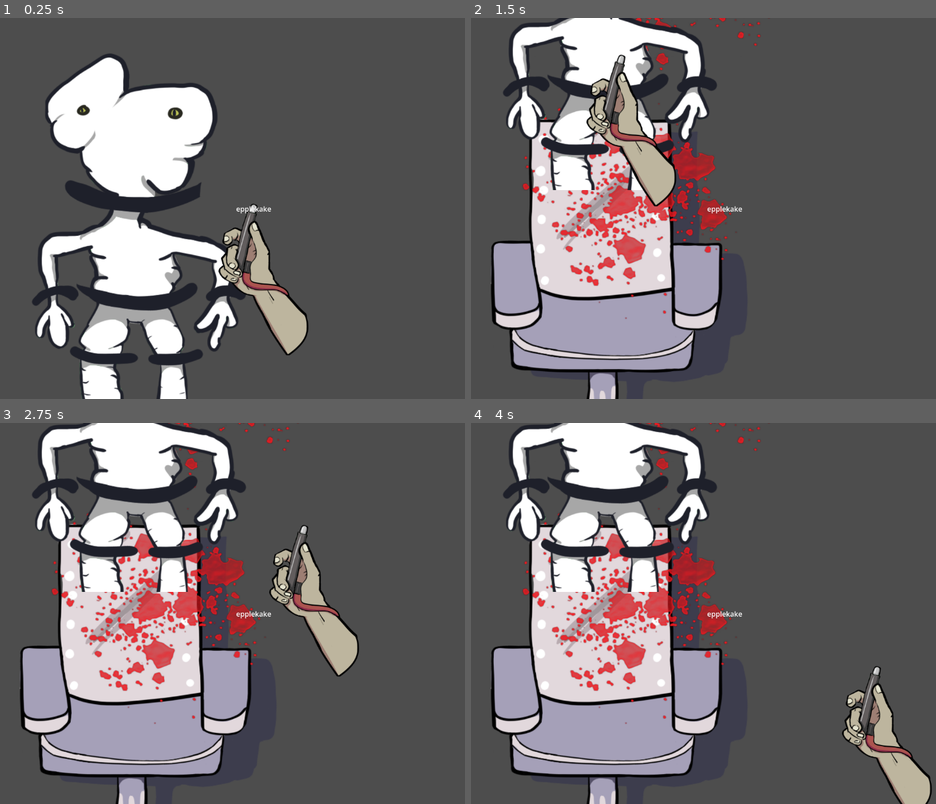
Above: before the commit, frames 1-4 (two rows, left to right).
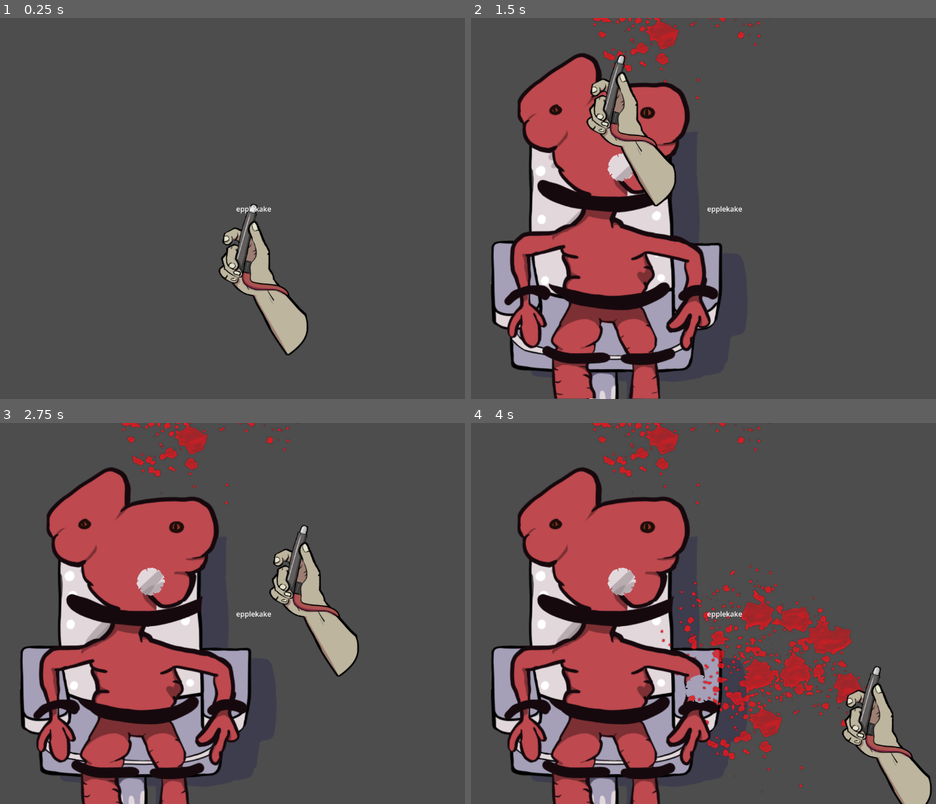
Above: after the commit, the same moments.

Repository: Slideshow776/Global-Game-Jam-2026
Game: Godot game, scene res://scenes/game.tscn
Two runs of this game, one before a commit and one after it. Both use one fixed random seed, a clock stepped at 60 frames per second and the inputs below.
Inputs (mouse positions are in pixels of both pictures, inside the frame that each line leads up to):
- Up to frame 1 (0.25 s): no input
- Up to frame 2 (1.5 s): tap Enter at 0.5, 0.6 s; move the mouse to (596, 231) at 0.52 s; click (596, 231) at 0.67 s; move the mouse to (619, 59) at 1.27 s; tap F at 1.35 s; click (619, 59) at 1.42 s
- Up to frame 3 (2.75 s): tap Space at 2 s; move the mouse to (302, 529) at 2.02 s; tap Enter at 2.1 s; click (302, 529) at 2.17 s
- Up to frame 4 (4 s): tap Enter at 2.75, 3.6 s; move the mouse to (698, 689) at 2.77 s; tap F at 2.85 s; click (698, 689) at 2.92 s; tap Space at 3.5 s; move the mouse to (875, 670) at 3.52 s; click (875, 670) at 3.67 s

The runs differ from the first frame. In frame 1, 23% of the frame differs, in the area x 6-53%, y 9-100%; in frame 2, 27%; in frame 3, 30%; in frame 4, 34%, in the area x 6-86%, y 0-100%.
Error before the commit: Invalid assignment of property or key 'modulate' with value of type 'Color' on a base object of type 'null instance'. (res://scenes/mutant.gd:13)

Commit message:
added a hole making dynamic

Diff:
--- /dev/null
+++ b/scenes/hole_mask.tscn
@@ -0,0 +1,12 @@
+[gd_scene format=3 uid="uid://dp1q0cul1ufxq"]
+
+[ext_resource type="Shader" uid="uid://dlyc6uaw74ecs" path="res://scenes/mask_shader_0.gdshader" id="1_lg7fd"]
+[ext_resource type="Texture2D" uid="uid://btlo8yq1jgxn8" path="res://assets/images/punched_hole_circle.png" id="2_lg7fd"]
+
+[sub_resource type="ShaderMaterial" id="ShaderMaterial_rtr88"]
+shader = ExtResource("1_lg7fd")
+
+[node name="mask" type="Sprite2D" unique_id=512699105]
+material = SubResource("ShaderMaterial_rtr88")
+scale = Vector2(3.7777784, 4.142857)
+texture = ExtResource("2_lg7fd")
--- /dev/null
+++ b/scenes/mask_shader_0.gdshader
@@ -0,0 +1,9 @@
+shader_type canvas_item;
+
+uniform sampler2D screen_texture: hint_screen_texture;
+
+void fragment() {
+	COLOR = texture(screen_texture, SCREEN_UV);
+	COLOR.a = texture(TEXTURE, UV).a;
+	//COLOR.rgb += vec3(0.1,0.1,0.0);
+}
--- a/scenes/mutant.gd
+++ b/scenes/mutant.gd
@@ -5,7 +5,10 @@
 signal mutantHit
 signal mutantDead
 
+@onready var back_buffer_copy: BackBufferCopy = %BackBufferCopy
 @onready var sprite_2d: Sprite2D = %Sprite2D
+
+@onready var hole: PackedScene = preload("res://scenes/hole_mask.tscn")
 
 # Called when the node enters the scene tree for the first time.
 func _ready() -> void:
@@ -31,7 +34,13 @@
 #		GameState.mutant_hit.emit()
 
 func mock_function():
-	GameState.mutant_died.emit()
+	var temp: Sprite2D = hole.instantiate()
+	back_buffer_copy.add_child(temp)
+	temp.rotation_degrees = randf_range(0, 360)
+	temp.scale = Vector2.ONE * randf_range(0.1, 0.15)
+	temp.global_position = get_global_mouse_position()
+	#GameState.mutant_died.emit()
+
 
 func on_death():
 	var tweenY := create_tween()
--- /dev/null
+++ b/scenes/mutant.gdshader
@@ -0,0 +1,10 @@
+shader_type canvas_item;
+
+uniform sampler2D mask_tex;
+
+void fragment() {
+    vec4 base = texture(TEXTURE, UV);
+    float mask = texture(mask_tex, UV).r;
+    base.a *= mask;
+    COLOR = base;
+}
--- a/scenes/mutant.tscn
+++ b/scenes/mutant.tscn
@@ -21,7 +21,12 @@
 scale = Vector2(1.2084079, 1.2084079)
 polygon = PackedVector2Array(-29, -313.9, -51, -321.3, -51, -319.1, -65.100006, -315.5, -67.600006, -315.5, -109.6, -28 …(4340 unchanged characters)…
 
-[node name="Sprite2D" type="Sprite2D" parent="Area2D" unique_id=1413199483]
+[node name="BackBufferCopy" type="BackBufferCopy" parent="Area2D" unique_id=1494583032]
+unique_name_in_owner = true
+copy_mode = 2
+
+[node name="Sprite2D" type="Sprite2D" parent="Area2D/BackBufferCopy" unique_id=1413199483]
+unique_name_in_owner = true
 position = Vector2(24, -19)
 scale = Vector2(1.2084079, 1.2084079)
 texture = ExtResource("1_smdei")
Binary file added: assets/images/punched_hole_circle.png
Not shown, added: assets/images/punched_hole_circle.png.import
Binary file added: assets/images/white_circle.png
Not shown, added: assets/images/white_circle.png.import
Not shown, added: scenes/mask_shader_0.gdshader.uid
Not shown, added: scenes/mutant.gdshader.uid
